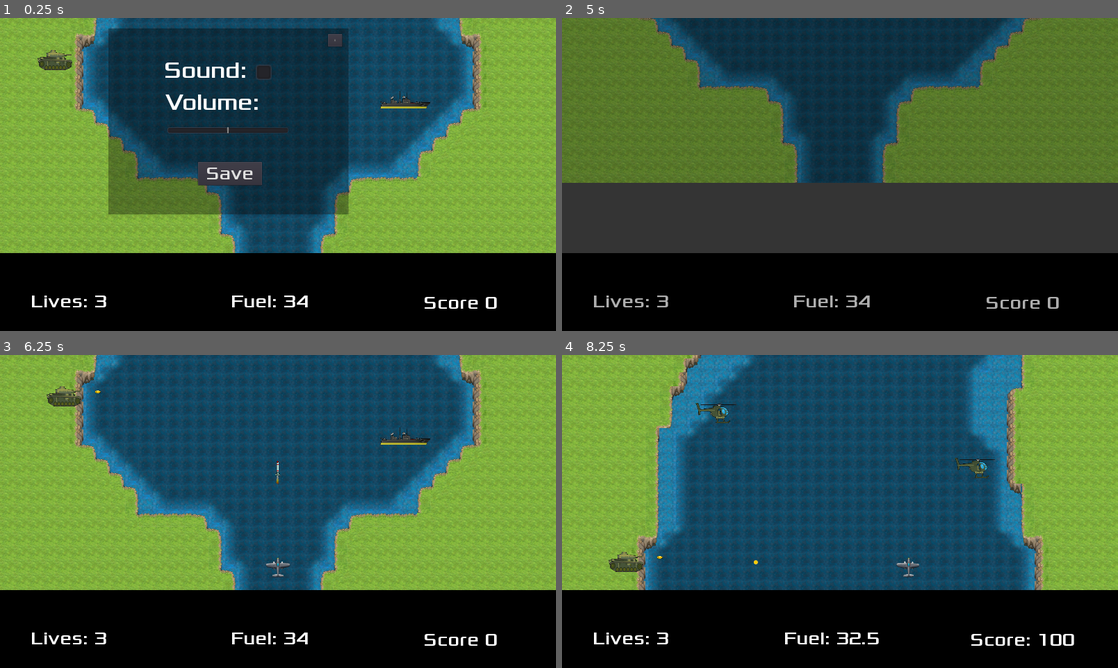
Above: before the commit, frames 1-4 (two rows, left to right).
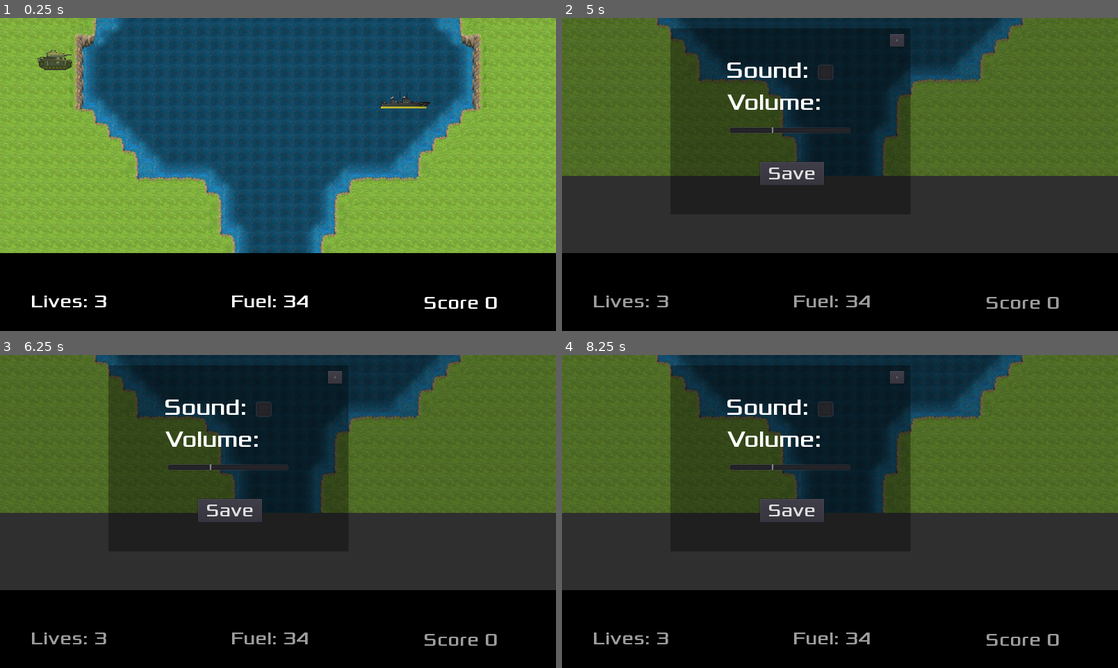
Above: after the commit, the same moments.

Repository: PawelKrywulko/TGW_G-8_Z1
Game: Godot game, scene res://scenes/GameManager.tscn
Two runs of this game, one before a commit and one after it. Both use one fixed random seed, a clock stepped at 60 frames per second and the inputs below.
Inputs (mouse positions are in pixels of both pictures, inside the frame that each line leads up to):
- Up to frame 1 (0.25 s): no input
- Up to frame 2 (5 s): click (789, 174) at 0.5 s, where only the run before the commit has a clickable "Save"; tap Enter at 1.25 s; hold Right (ui_right) 1.28-2.03 s; hold Space (interact) 1.28-2.03 s; hold Down (ui_down) 2.03-2.78 s; tap Space (interact) at 2.1, 3.6, 4.25 s; hold Right (ui_right) 2.78-3.53 s; hold Space (interact) 2.78-3.53 s; hold Up (ui_up) 3.53-4.28 s; hold Left (ui_left) from 4.28 s (still down); hold Space (interact) from 4.28 s (still down); tap Escape at 4.9 s
- Up to frame 3 (6.25 s): release Space (interact) at 5.03 s; tap Space (interact) at 5.1 s; release Left (ui_left) at 5.78 s; hold Down (ui_down) from 5.78 s (still down); hold Space (interact) from 5.78 s (still down)
- Up to frame 4 (8.25 s): release Down (ui_down) at 6.53 s; release Space (interact) at 6.53 s; hold Right (ui_right) 6.53-7.28 s; tap Space (interact) at 6.6, 8.1 s; hold Up (ui_up) 7.28-8.03 s; hold Space (interact) 7.28-8.03 s; hold Right (ui_right) from 8.03 s (still down)

The runs differ from the first frame. In frame 1, 26% of the frame differs, in the area x 19-63%, y 3-63%; in frame 2, 21%; in frame 3, 74%; in frame 4, 75%, in the area x 0-100%, y 0-93%.

Commit message:
Add Settings on esc button pressed, Add pause mode

Diff:
--- a/River Raid/config.cfg
+++ b/River Raid/config.cfg
@@ -1,4 +1,4 @@
 [Music]
 
 MusicEnabled=false
-Volume=0.0
+Volume=-3.0
--- a/River Raid/scenes/GameManager.tscn
+++ b/River Raid/scenes/GameManager.tscn
@@ -18,7 +18,6 @@
 [ext_resource path="res://fonts/Xolonium-Regular.ttf" type="DynamicFontData" id=16]
 [ext_resource path="res://scenes/Player.tscn" type="PackedScene" id=17]
 [ext_resource path="res://sounds/civil-war-field-loop.wav" type="AudioStream" id=18]
-[ext_resource path="res://scenes/Settings.tscn" type="PackedScene" id=19]
 
 [sub_resource type="DynamicFont" id=1]
 size = 64
@@ -173,7 +172,6 @@
 position = Vector2( 0, -27989 )
 
 [node name="HUD" type="CanvasLayer" parent="."]
-editor/display_folded = true
 script = ExtResource( 14 )
 
 [node name="Sprite" type="Sprite" parent="HUD"]
@@ -212,7 +210,7 @@
 
 [node name="Sprite" type="Sprite" parent="HUD/Fader"]
 modulate = Color( 0, 0, 0, 0 )
-position = Vector2( 960, 539.401 )
+position = Vector2( 961.587, 539.401 )
 scale = Vector2( 10, 6 )
 texture = ExtResource( 15 )
 
@@ -231,10 +229,9 @@
 autostart = false
 
 [node name="MainTheme" type="AudioStreamPlayer" parent="."]
+pause_mode = 2
 stream = ExtResource( 18 )
 autoplay = true
-
-[node name="Settings" parent="." instance=ExtResource( 19 )]
 [connection signal="ready_to_go" from="." to="Player" method="_on_ready_to_go"]
 [connection signal="reset" from="." to="Player" method="_on_GameManager_reset"]
 [connection signal="bonus_score_reached" from="HUD" to="Player" method="_on_HUD_bonus_score_reached"]
--- a/River Raid/scenes/Settings.tscn
+++ b/River Raid/scenes/Settings.tscn
@@ -13,6 +13,7 @@
 font_data = ExtResource( 3 )
 
 [node name="Settings" type="CanvasLayer"]
+pause_mode = 2
 script = ExtResource( 1 )
 
 [node name="Sprite" type="Sprite" parent="."]
--- a/River Raid/scripts/GameManager.gd
+++ b/River Raid/scripts/GameManager.gd
@@ -19,6 +19,14 @@
 	starting_point = $StartingPoint.position
 	gameloop()
 
+func _input(event):
+	if event is InputEventKey:
+		if event.pressed and event.scancode == KEY_ESCAPE:
+			var settings_panel: PackedScene = load("res://scenes/Settings.tscn")
+			add_child(settings_panel.instance())
+			set_process(false)
+			get_tree().paused = true
+
 func gameloop() -> void:
 	yield(start_game(),"completed")
 	yield(game_running(),"completed")
@@ -28,15 +36,16 @@
 	fade_anim_played = false
 	player.hide()
 	while true:
-		auto_move()
 		yield(get_tree(),"idle_frame")
-		#black screen animation fade in and out
-		if player.position.y <= max_prestart_position_y + fade_anim_offset && !fade_anim_played:
-			fade_anim_played = true
-			emit_signal("fade")
-		if player.position.y <= max_prestart_position_y:
-			reset_game()
-			break
+		if !get_tree().paused:
+			auto_move()
+			#black screen animation fade in and out
+			if player.position.y <= max_prestart_position_y + fade_anim_offset && !fade_anim_played:
+				fade_anim_played = true
+				emit_signal("fade")
+			if player.position.y <= max_prestart_position_y:
+				reset_game()
+				break
 
 func reset_game():
 
@@ -46,13 +55,14 @@
 	player.position.y = reset_point.y + min_reset_position_y
 
 	while true:
-		auto_move()
 		yield(get_tree(),"idle_frame")
-		print(player.position.y)
-		if player.position.y <= reset_point.y:
-			player.show()
-			emit_signal("ready_to_go")
-			break
+		if !get_tree().paused:
+			auto_move()
+			print(player.position.y)
+			if player.position.y <= reset_point.y:
+					player.show()
+					emit_signal("ready_to_go")
+					break
 
 func game_running():
 	yield(player, "out_of_lives")
--- a/River Raid/scripts/Settings.gd
+++ b/River Raid/scripts/Settings.gd
@@ -3,6 +3,10 @@
 func _ready():
 	$SoundCheckBox.pressed = SaveSystem.load_value("Music", "MusicEnabled")
 	$VolumeSlider.value = SaveSystem.load_value("Music", "Volume")
+	AudioServer.set_bus_volume_db( 0, $VolumeSlider.value)
+	AudioServer.set_bus_mute( 0, !$SoundCheckBox.pressed)
+
+func _process(delta):
 	AudioServer.set_bus_volume_db( 0, $VolumeSlider.value)
 	AudioServer.set_bus_mute( 0, !$SoundCheckBox.pressed)
 
@@ -14,4 +18,5 @@
 	SaveSystem.save_value("Music", "Volume", $VolumeSlider.value)
 	AudioServer.set_bus_volume_db( 0, $VolumeSlider.value)
 	AudioServer.set_bus_mute( 0, !$SoundCheckBox.pressed)
+	get_tree().paused = false
 	queue_free()
Not shown: 1 places in River Raid/scenes/GameManager.tscn that only renumber resources
